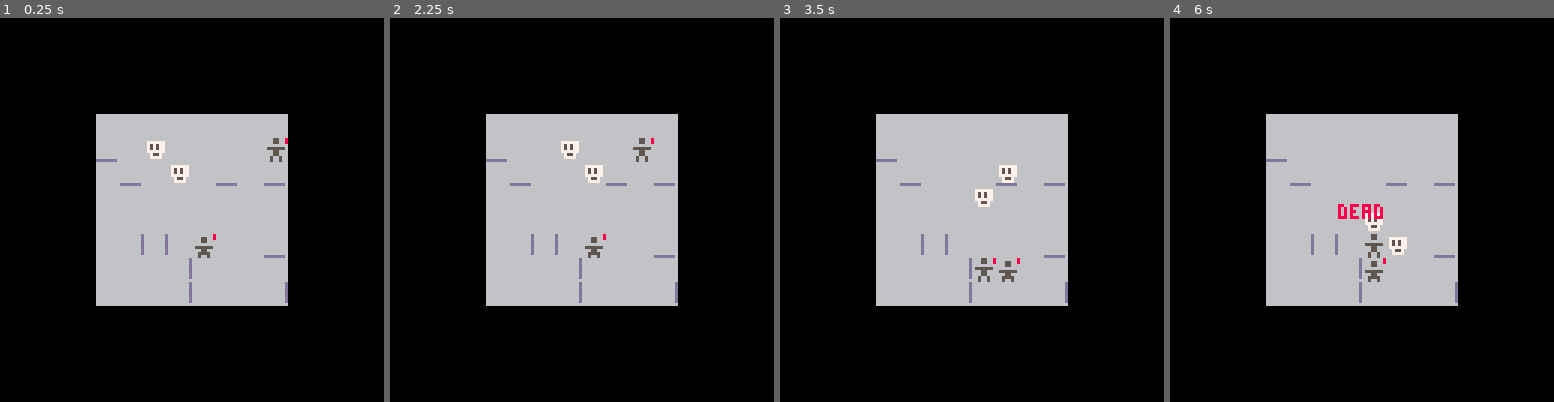
Above: before the commit, frames 1-4 (left to right).
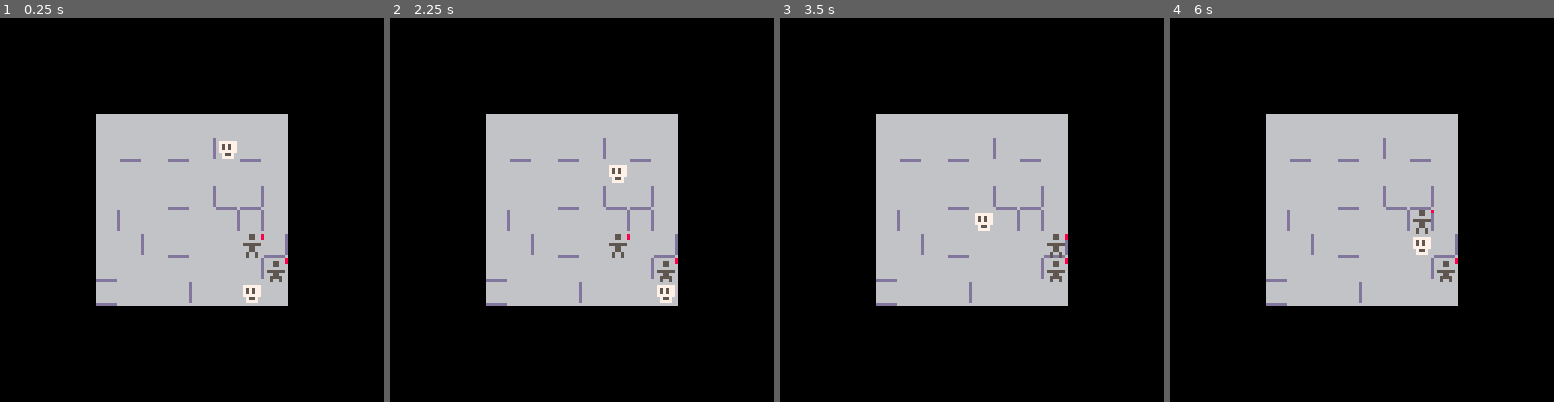
Above: after the commit, the same moments.

Repository: taylordolan/grid-folks
Game: PICO-8 cartridge grid_folks.p8
Two runs of this game, one before a commit and one after it. Both use one fixed random seed, a clock stepped at 60 frames per second and the inputs below.
Inputs:
- Up to frame 1 (0.25 s): no input
- Up to frame 2 (2.25 s): tap X (X key) at 1.07, 2.07 s; hold Left from 1.97 s (still down)
- Up to frame 3 (3.5 s): release Left at 2.37 s; tap X (X key) every 0.33 s from 2.4 to 3.4 s; hold Down 2.42-2.82 s; hold Right from 2.87 s (still down)
- Up to frame 4 (6 s): release Right at 3.53 s; hold Up 3.58-4.08 s; tap X (X key) every 0.33 s from 3.73 to 5.73 s; hold Right 4.13-4.53 s; hold Down 4.58-5.08 s; hold Left 5.13-5.8 s; hold Up from 5.85 s (still down)

The runs differ from the first frame. In frame 1, 2.3% of the frame differs, in the area x 25-75%, y 31-75%; in frame 2, 2.3%; in frame 3, 2.1%; in frame 4, 2.3%.

Commit message:
messily prevent wall generation from creating closed areas

Diff:
--- a/grid_folks.p8
+++ b/grid_folks.p8
@@ -6,9 +6,11 @@
 
 -- todo
 -- [x] walls between tiles
--- [ ] prevent wall generation from creating closed areas
+-- [x] prevent wall generation from creating closed areas
+-- [ ] tiles with walls should count as empty for the purpose of deploying enemies and heroes
 -- [ ] health for enemies
 -- [ ] power tiles for melee damage
+-- [ ] don't generate walls in pointless spots
 -- [ ] use objects instead of arrays for locations
 
 function _init()
@@ -30,33 +32,18 @@
   player_turn = true
 	game_over = false
 
-  -- sprite dictionary
-  -- sprites = {
-  --   -- hero = "001",
-  --   -- enemy = "002",
-  --   -- floor = "003",
-  --   -- wall = "004",
-  -- }
-
-  -- create some walls
-  for i = 1, 5 do
-    local wall_right = {
-      type = "wall_right",
-      sprite = "005"
-    }
-    local wall_down = {
-      type = "wall_down",
-      sprite = "006"
-    }
-    deploy(wall_right)
-    deploy(wall_down)
+  -- create wall
+  generate_walls()
+  while is_map_contiguous() == false do
+    clear_all_walls()
+    generate_walls()
   end
 
   -- heroes
   hero_a = create_hero()
   hero_b = create_hero()
-  deploy(hero_a)
-  deploy(hero_b)
+  set_to_random_empty_tile(hero_a)
+  set_to_random_empty_tile(hero_b)
 
 	-- list of enemies
 	enemies = {}
@@ -64,7 +51,7 @@
   create_enemy()
 
 	-- initial enemy position
-	foreach(enemies, deploy)
+	foreach(enemies, set_to_random_empty_tile)
 end
 
 function _update()
@@ -176,6 +163,20 @@
 	end
 end
 
+-- returns a random tile from the board
+function random_tile()
+  -- create an array of all tiles
+	local all_tiles = {}
+	for x = 1, rows do
+		for y = 1, cols do
+      add(all_tiles, {x,y})
+		end
+	end
+  -- return one of them
+	local index = flr(rnd(#all_tiles)) + 1
+  return all_tiles[index]
+end
+
 -- returns an empty tile from the board
 function random_empty_tile()
 	-- create an array of all empty tiles
@@ -187,6 +188,7 @@
 			end
 		end
 	end
+  -- return one of them
 	local index = flr(rnd(#empty_tiles)) + 1
 	return empty_tiles[index]
 end
@@ -233,11 +235,293 @@
 	add(board[dest_x][dest_y], thing)
 end
 
+-- put a thing at a random tile
+function set_to_random_tile(thing)
+	dest = random_tile()
+	set_tile(thing, dest)
+end
+
 -- put a thing at a random empty tile
-function deploy(thing)
+function set_to_random_empty_tile(thing)
 	dest = random_empty_tile()
 	set_tile(thing, dest)
 end
+
+function new_set_to_random_tile(thing, avoid_list)
+
+  local valid_tiles = {}
+
+  for x = 1, rows do
+		for y = 1, cols do
+      local tile_is_valid = true
+      local tile = board[x][y]
+      for tile_item in all(tile) do
+        for avoid_item in all(avoid_list) do
+          -- check everything in the tile to see if it matches anything in the avoid list
+          if tile_item.type == avoid_item then
+            tile_is_valid = false
+          end
+        end
+      end
+      if tile_is_valid then
+        add(valid_tiles, {x,y})
+      end
+    end
+  end
+
+  printh(#valid_tiles)
+
+  local index = flr(rnd(#valid_tiles)) + 1
+  local dest = valid_tiles[index]
+
+  set_tile(thing, dest)
+end
+
+-- check if a tile is in a list of tiles
+function is_in_tile_array(array, tile)
+	for next in all(array) do
+		if tile[1] == next[1] and tile[2] == next[2] then
+			return true
+		end
+	end
+	return false
+end
+
+function find_type_in_tile(type, tile)
+  local x = tile[1]
+  local y = tile[2]
+  for i = 1, #board[x][y] do
+    local next = board[x][y][i]
+    if next.type == type then
+      return i
+    end
+  end
+  return false
+end
+
+-- returns an array of all existing adjacent tiles that don't have walls in the way
+function get_adjacent_tiles(tile)
+
+  local self_x = tile[1]
+  local self_y = tile[2]
+  local adjacent_tiles = {}
+
+  local up = {self_x, self_y - 1}
+  local down = {self_x, self_y + 1}
+  local left = {self_x - 1, self_y}
+  local right = {self_x + 1, self_y}
+
+  local maybe_adjacent_tiles = {up, down, left, right}
+
+  for next in all(maybe_adjacent_tiles) do
+    if
+      location_exists(next) and
+      is_wall_between(tile, next) == false
+    then
+      add(adjacent_tiles, next)
+    end
+  end
+
+  return adjacent_tiles
+end
+
+--[[
+  hero stuff
+--]]
+
+function create_hero()
+  local hero = {
+		type = "hero",
+    sprite = "001",
+    health = 2,
+    expected_modifier_value = 0,
+		update = function(self)
+      local location = find(self)
+      local self_x = location.x
+      local self_y = location.y
+
+      -- move up
+			if btnp(⬆️) then
+        local dest = {self_x, self_y - 1}
+        attempt_hero_move(dest)
+      end
+      -- move down
+			if btnp(⬇️) then
+        local dest = {self_x, self_y + 1}
+        attempt_hero_move(dest)
+      end
+      -- move left
+			if btnp(⬅️) then
+        local dest = {self_x - 1, self_y}
+        attempt_hero_move(dest)
+      end
+      -- move right
+			if btnp(➡️) then
+        local dest = {self_x + 1, self_y}
+        attempt_hero_move(dest)
+      end
+
+      function attempt_hero_move(dest)
+        local x = dest[1]
+        local y = dest[2]
+        if
+          location_exists(dest) and
+          is_wall_between({self_x, self_y}, dest) == false
+        then
+          local index = find_type_in_tile("enemy", dest)
+          if index != false then
+            -- todo: clean this up
+            board[x][y][index].hit(board[x][y][index])
+          else
+            set_tile(self, dest)
+          end
+          player_turn = false
+        end
+      end
+		end
+	}
+  return hero
+end
+
+--[[
+  enemy stuff
+--]]
+
+-- create an enemy and add it to the array of enemies
+function create_enemy()
+	enemy = {
+    type = "enemy",
+    sprite = "002",
+    update = function(self)
+      local found_self = find(self)
+			local self_x = found_self.x
+			local self_y = found_self.y
+      local self_tile = {self_x, self_y}
+
+      local a = find(hero_a)
+			local a_tile = {a.x, a.y}
+			local a_dist = distance(self_tile, a_tile)
+
+      local b = find(hero_b)
+			local b_tile = {b.x, b.y}
+			local b_dist = distance(self_tile, b_tile)
+
+      -- target the closer hero
+      -- or a random one if they're equidistant
+      local current_dist
+      local goal_tile
+      if a_dist < b_dist then
+        current_dist = a_dist
+        goal_tile = a_tile
+      elseif b_dist < a_dist then
+        current_dist = b_dist
+        goal_tile = b_tile
+      else
+        local hero_tiles = {a_tile, b_tile}
+        local index = flr(rnd(#hero_tiles)) + 1
+        current_dist = b_dist
+        goal_tile = hero_tiles[index]
+      end
+
+      local adjacent_tiles = get_adjacent_tiles(self_tile)
+      local valid_moves = {}
+
+      -- populate valid_moves with tiles that are closer and don't contain enemies
+      for next in all(adjacent_tiles) do
+        if
+          distance(next, goal_tile) < current_dist and
+          find_type_in_tile("enemy", next) == false
+        then
+					add(valid_moves, next)
+				end
+      end
+
+      -- if there are no valid moves based on the above criteria,
+      -- then any adjacent tile that's not an enemy and doesn't have a wall in the way is valid
+      if #valid_moves == 0 then
+
+        local available_adjacent_tiles = {}
+        for next in all(adjacent_tiles) do
+          if
+            find_type_in_tile("enemy", next) == false
+          then
+            add(available_adjacent_tiles, next)
+          end
+        end
+
+        valid_moves = available_adjacent_tiles
+      end
+
+      -- if there are any valid moves…
+      if #valid_moves > 0 then
+        -- pick a tile in valid_moves and attempt to move to it
+        -- this will either move to it or hit a hero
+        index = flr(rnd(#valid_moves)) + 1
+        dest = valid_moves[index]
+        local hero_in_dest = find_type_in_tile("hero", dest)
+        if hero_in_dest != false then
+          local target = board[dest[1]][dest[2]][hero_in_dest]
+          target.health -= 1
+        else
+          set_tile(self, dest)
+        end
+      end
+      player_turn = true
+		end,
+    hit = function(self)
+      local self_x = x(self)
+			local self_y = y(self)
+      del(enemies, self)
+      del(board[self_x][self_y], self)
+    end
+	}
+	add(enemies, enemy)
+end
+
+function distance(start, goal)
+  local frontier = {goal}
+	local next_frontier = {}
+	local distance_map = {}
+	for x = 1, rows do
+		distance_map[x] = {}
+		for y = 1, cols do
+			-- this is a hack but it's easier than using a different type
+			distance_map[x][y] = 1000
+		end
+	end
+	local steps = 0
+
+  -- todo: stop building the map once `start` is reached
+	while #frontier > 0 do
+		for i = 1, #frontier do
+      local here = frontier[i]
+      local adjacent_tiles = get_adjacent_tiles(here)
+			local here_x = here[1]
+			local here_y = here[2]
+			distance_map[here_x][here_y] = steps
+
+      for next in all(adjacent_tiles) do
+        -- if the distance hasn't been set, then the tile hasn't been reached yet
+        if distance_map[next[1]][next[2]] == 1000 then
+					if (
+            -- make sure it wasn't already added by a different check in the same step
+            is_in_tile_array(next_frontier, next) == false
+          ) then
+						add(next_frontier, next)
+					end
+				end
+      end
+		end
+		steps += 1
+		frontier = next_frontier
+		next_frontier = {}
+	end
+	return distance_map[start[1]][start[2]]
+end
+
+--[[
+  wall stuff
+--]]
 
 -- check if there's a wall between two tiles
 function is_wall_between(tile_a, tile_b)
@@ -265,209 +549,42 @@
   end
 end
 
--- check if a tile is in a list of tiles
-function is_in_tile_array(array, tile)
-	for next in all(array) do
-		if tile[1] == next[1] and tile[2] == next[2] then
-			return true
-		end
-	end
-	return false
-end
-
-function find_type_in_tile(type, tile)
-  local x = tile[1]
-  local y = tile[2]
-  for i = 1, #board[x][y] do
-    local next = board[x][y][i]
-    if next.type == type then
-      return i
+function clear_all_walls()
+
+  for x = 1, rows do
+		for y = 1, cols do
+      here = board[x][y]
+      wall_right_index = find_type_in_tile("wall_right", {x,y})
+      wall_down_index = find_type_in_tile("wall_down", {x,y})
+      if wall_right_index then
+        del(here, here[wall_right_index])
+      end
+      if wall_down_index then
+        del(here, here[wall_down_index])
+      end
     end
   end
-  return false
-end
-
--- returns an array of all existing adjacent tiles that don't have walls in the way
-function get_adjacent_tiles(tile)
-
-  local self_x = tile[1]
-  local self_y = tile[2]
-  local adjacent_tiles = {}
-
-  local up = {self_x, self_y - 1}
-  local down = {self_x, self_y + 1}
-  local left = {self_x - 1, self_y}
-  local right = {self_x + 1, self_y}
-
-  local maybe_adjacent_tiles = {up, down, left, right}
-
-  for next in all(maybe_adjacent_tiles) do
-    if
-      location_exists(next) and
-      is_wall_between(tile, next) == false
-    then
-      add(adjacent_tiles, next)
-    end
-  end
-
-  return adjacent_tiles
-end
-
---[[
-  hero stuff
---]]
-
-function create_hero()
-  local hero = {
-		type = "hero",
-    sprite = "001",
-    health = 2,
-    expected_modifier_value = 0,
-		update = function(self)
-      local location = find(self)
-      local self_x = location.x
-      local self_y = location.y
-
-      -- move up
-			if btnp(⬆️) then
-        local dest = {self_x, self_y - 1}
-        attempt_hero_move(dest)
-      end
-      -- move down
-			if btnp(⬇️) then
-        local dest = {self_x, self_y + 1}
-        attempt_hero_move(dest)
-      end
-      -- move left
-			if btnp(⬅️) then
-        local dest = {self_x - 1, self_y}
-        attempt_hero_move(dest)
-      end
-      -- move right
-			if btnp(➡️) then
-        local dest = {self_x + 1, self_y}
-        attempt_hero_move(dest)
-      end
-
-      function attempt_hero_move(dest)
-        local x = dest[1]
-        local y = dest[2]
-        if
-          location_exists(dest) and
-          find_type_in_tile("wall", dest) == false
-        then
-          local index = find_type_in_tile("enemy", dest)
-          if index != false then
-            -- todo: clean this up
-            board[x][y][index].hit(board[x][y][index])
-          else
-            set_tile(self, dest)
-          end
-          player_turn = false
-        end
-      end
-		end
-	}
-  return hero
-end
-
---[[
-  enemy stuff
---]]
-
--- create an enemy and add it to the array of enemies
-function create_enemy()
-	enemy = {
-    type = "enemy",
-    sprite = "002",
-    update = function(self)
-      local found_self = find(self)
-			local self_x = found_self.x
-			local self_y = found_self.y
-      local self_tile = {self_x, self_y}
-
-      local a = find(hero_a)
-			local a_tile = {a.x, a.y}
-			local a_dist = distance(self_tile, a_tile)
-
-      local b = find(hero_b)
-			local b_tile = {b.x, b.y}
-			local b_dist = distance(self_tile, b_tile)
-
-      -- target the closer hero
-      -- or a random one if they're equidistant
-      local current_dist
-      local goal_tile
-      if a_dist < b_dist then
-        current_dist = a_dist
-        goal_tile = a_tile
-      elseif b_dist < a_dist then
-        current_dist = b_dist
-        goal_tile = b_tile
-      else
-        local hero_tiles = {a_tile, b_tile}
-        local index = flr(rnd(#hero_tiles)) + 1
-        current_dist = b_dist
-        goal_tile = hero_tiles[index]
-      end
-
-      local adjacent_tiles = get_adjacent_tiles(self_tile)
-      local valid_moves = {}
-
-      -- populate valid_moves with tiles that are closer and don't contain enemies
-      for next in all(adjacent_tiles) do
-        if
-          distance(next, goal_tile) < current_dist and
-          find_type_in_tile("enemy", next) == false
-        then
-					add(valid_moves, next)
-				end
-      end
-
-      -- if there are no valid moves based on the above criteria,
-      -- then any adjacent tile that's not an enemy and doesn't have a wall in the way is valid
-      if #valid_moves == 0 then
-
-        local available_adjacent_tiles = {}
-        for next in all(adjacent_tiles) do
-          if
-            find_type_in_tile("enemy", next) == false
-          then
-            add(available_adjacent_tiles, next)
-          end
-        end
-
-        valid_moves = available_adjacent_tiles
-      end
-
-      -- if there are any valid moves…
-      if #valid_moves > 0 then
-        -- pick a tile in valid_moves and attempt to move to it
-        -- this will either move to it or hit a hero
-        index = flr(rnd(#valid_moves)) + 1
-        dest = valid_moves[index]
-        local hero_in_dest = find_type_in_tile("hero", dest)
-        if hero_in_dest != false then
-          local target = board[dest[1]][dest[2]][hero_in_dest]
-          target.health -= 1
-        else
-          set_tile(self, dest)
-        end
-      end
-      player_turn = true
-		end,
-    hit = function(self)
-      local self_x = x(self)
-			local self_y = y(self)
-      del(enemies, self)
-      del(board[self_x][self_y], self)
-    end
-	}
-	add(enemies, enemy)
-end
-
-function distance(start, goal)
-  local frontier = {goal}
+end
+
+function generate_walls()
+
+  for i = 1, 10 do
+    local wall_right = {
+      type = "wall_right",
+      sprite = "005"
+    }
+    local wall_down = {
+      type = "wall_down",
+      sprite = "006"
+    }
+    new_set_to_random_tile(wall_right, {"wall_right"})
+    new_set_to_random_tile(wall_down, {"wall_down"})
+  end
+end
+
+function is_map_contiguous()
+
+  local frontier = {{1,1}}
 	local next_frontier = {}
 	local distance_map = {}
 	for x = 1, rows do
@@ -504,7 +621,16 @@
 		frontier = next_frontier
 		next_frontier = {}
 	end
-	return distance_map[start[1]][start[2]]
+
+  for x = 1, rows do
+		for y = 1, cols do
+      if distance_map[x][y] == 1000 then
+        return false
+      end
+    end
+  end
+
+  return true
 end
 
 __gfx__
